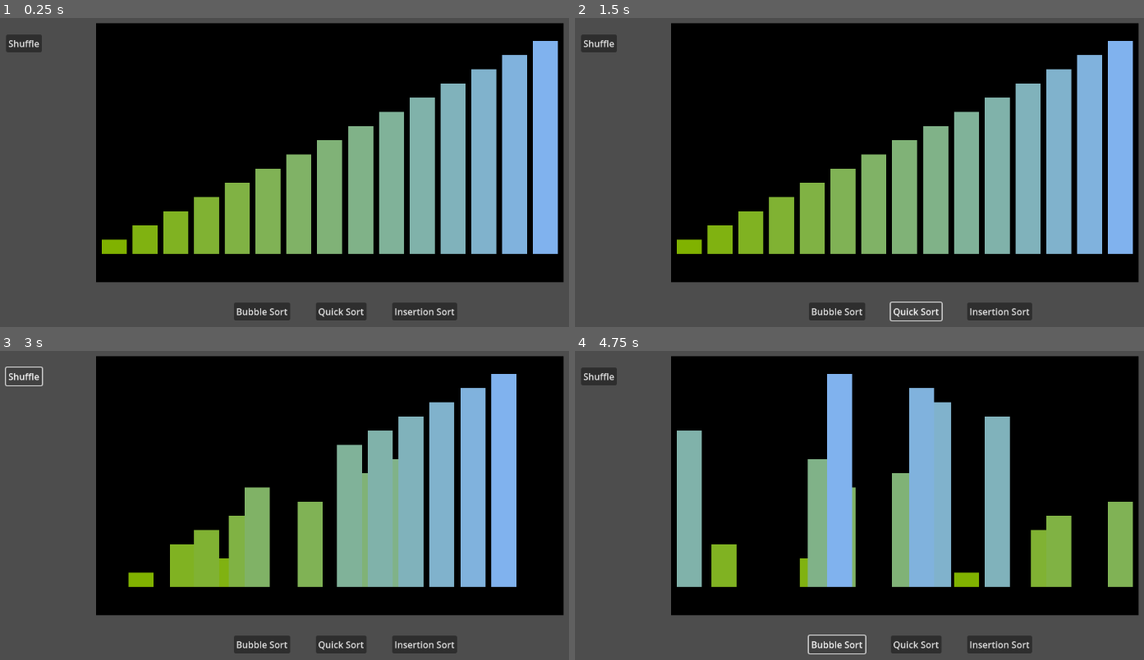
Above: before the commit, frames 1-4 (two rows, left to right).
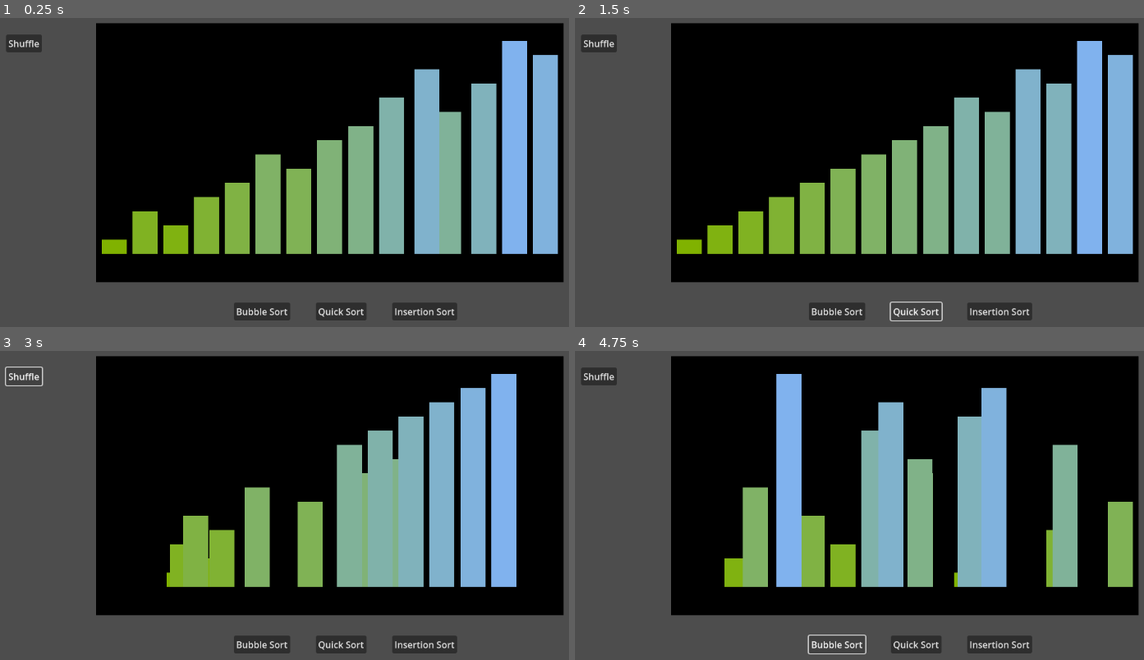
Above: after the commit, the same moments.

Repository: jematson/CS471ChappellChase
Game: Godot game, scene res://scenes/level.tscn
Same seed, same stepped clock (60 frames per second), same inputs: the game is played once before the commit and once after it.
Inputs:
- Up to frame 1 (0.25 s): no input
- Up to frame 2 (1.5 s): click "Bubble Sort" at 0.5 s; click "Quick Sort" at 1.25 s
- Up to frame 3 (3 s): click "Insertion Sort" at 2 s; click "Shuffle" at 2.75 s
- Up to frame 4 (4.75 s): click "Shuffle" at 3.5 s; click "Bubble Sort" at 4.25 s

The runs differ from the first frame. In frame 1, 7.3% of the frame differs, in the area x 23-99%, y 7-77%; in frame 2, 1.3%; in frame 3, 1.6%; in frame 4, 29%, in the area x 17-89%, y 7-77%.

Commit message:
Add variables in level script to define number of stairs, starting shuffle, and algorithms available

Diff:
--- a/source/algorithm_executer.gd
+++ b/source/algorithm_executer.gd
@@ -1,16 +1,16 @@
 extends Node2D
 
 const InsertionSort = preload("insertion_sort.gd")
-var num_stairs = 15
 var stair_heights = []
 @onready var display = $StairDisplay
 
 
-func _ready() -> void:
+func initialize_stairs(num_stairs, start_shuffle) -> void:
 	for i in range(num_stairs):
 		stair_heights.append(i + 1)
 	display.draw_stairs(stair_heights)
-
+	stair_heights = start_shuffle
+	display.update_stair_positions(stair_heights)
 
 func shuffle_stairs():
 	stair_heights.shuffle()
@@ -32,7 +32,7 @@
 
 
 func call_quicksort():
-	quicksort(stair_heights, 0, num_stairs - 1)
+	quicksort(stair_heights, 0, stair_heights.size() - 1)
 
 
 func call_insertionsort():
--- a/source/algorithm_menu.gd
+++ b/source/algorithm_menu.gd
@@ -5,6 +5,14 @@
 signal quick
 signal insert
 
+@onready var buttonBox = $HBoxContainer
+
+func button_options(algorithm_options):
+	for child in buttonBox.get_children():
+		if child.name in algorithm_options:
+			child.show()
+		else:
+			child.hide()
 
 func _on_button_1_pressed() -> void:
 	emit_signal("bubble")
--- a/source/level.gd
+++ b/source/level.gd
@@ -1,11 +1,18 @@
 extends Node2D
 
-@onready var executer = $AlgorithmExecuter
+@onready var executor = $AlgorithmExecuter
 @onready var button = $AlgorithmMenu
 
+# Level Starting Conditions
+var num_stairs = 15
+var stair_start = [1, 3, 2, 4, 5, 7, 6, 8, 9, 11, 13, 10, 12, 15, 14]
+var algorithm_options = ["BubbleSortButton", "QuickSortButton", "InsertionSortButton"]
 
 func _ready():
-	button.shuffle.connect(executer.shuffle_stairs)
-	button.bubble.connect(executer.bubble_sort)
-	button.quick.connect(executer.call_quicksort)
-	button.insert.connect(executer.call_insertionsort)
+	button.shuffle.connect(executor.shuffle_stairs)
+	button.bubble.connect(executor.bubble_sort)
+	button.quick.connect(executor.call_quicksort)
+	button.insert.connect(executor.call_insertionsort)
+
+	button.button_options(algorithm_options)
+	executor.initialize_stairs(num_stairs, stair_start)
Not shown: 1 places in scenes/algorithm_executer.tscn that only renumber resources
Not shown: 1 places in scenes/algorithm_menu.tscn that only renumber resources
Not shown: 1 places in scenes/level.tscn that only renumber resources
